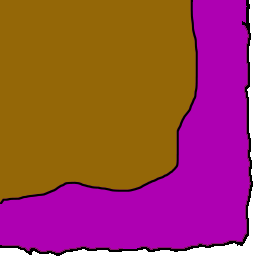
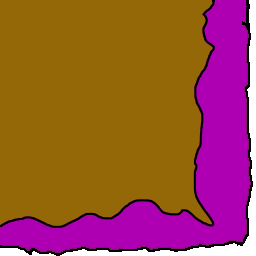
Comparing the layer stacks of the two 256×256 images. Changes:
renamed "1" to "Layer 1", hid it, painted on it over [0, 0, 215, 228]
hid "NUL Middle" over [0, 0, 215, 228]
added layer "NUL Middle-New" above "NUL" over [0, 0, 215, 228]
